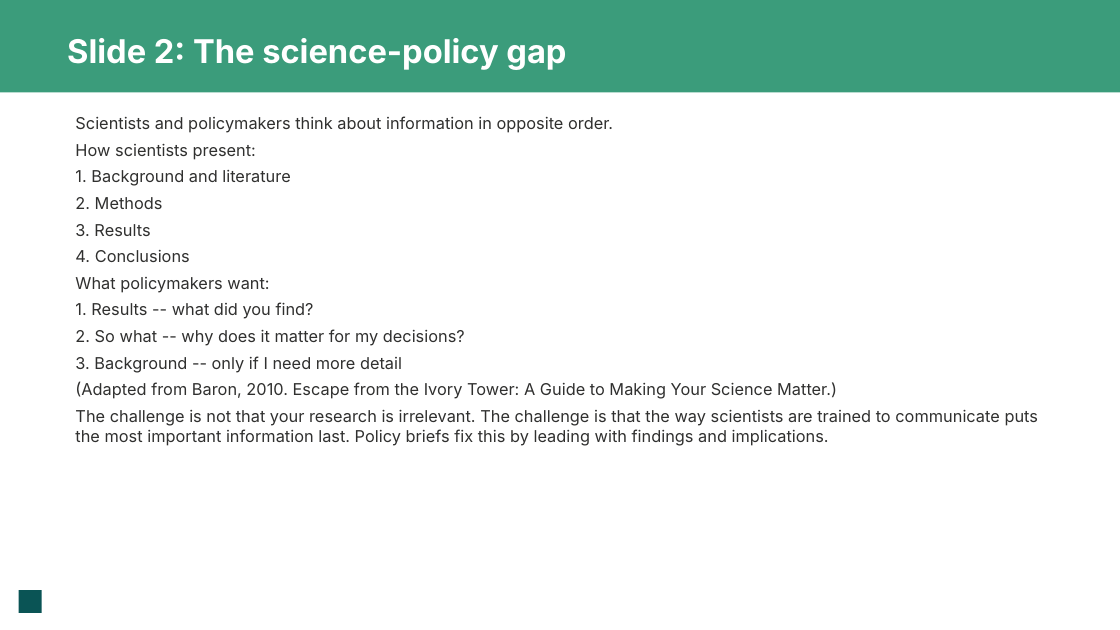
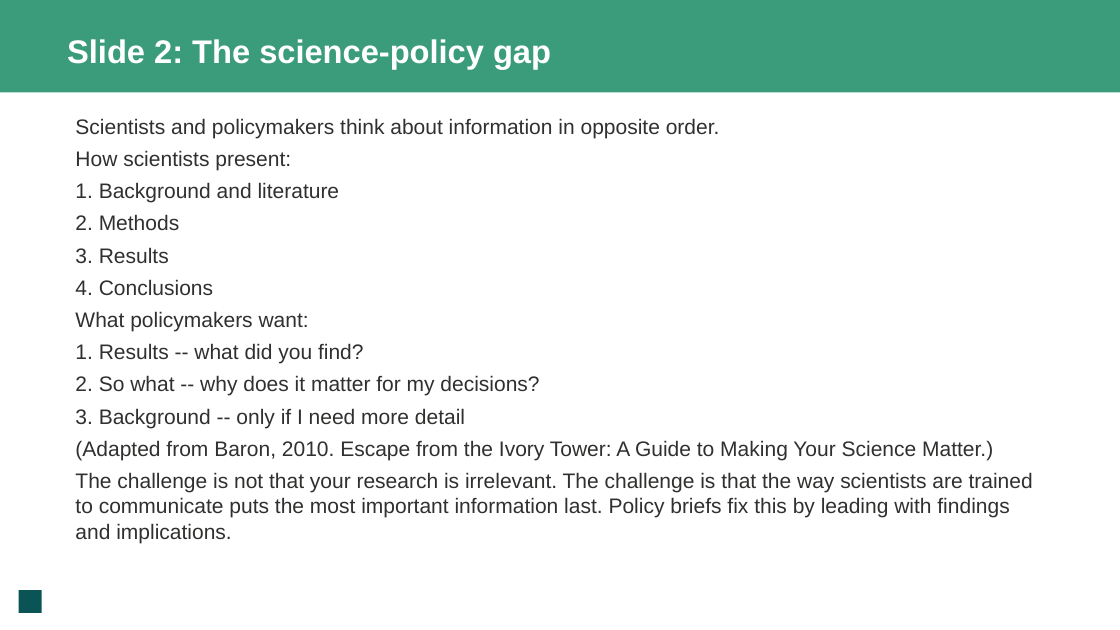
Before and after one commit to MariaGAlarcon/ocean-accounts-expert, a slide deck: slide 3 of s-s-event-bogor/sessions/day-3/policy-brief-clinic/policy-brief-slides.pptx. Drawn at 1120x630 pixels with LibreOffice and Linux fonts; fonts in the diff are those of the drawing; background and template pictures are left out. Boxes give left, top, right and bottom in pixels: in the first picture for what was removed or moved away, otherwise in the second. Text is boxed around its words. In the diff, an @@ line names an element or a change of style, - is before the commit and + after.

```diff
--- a/s-s-event-bogor/sessions/day-3/policy-brief-clinic/policy-brief-slides.pptx
+++ b/s-s-event-bogor/sessions/day-3/policy-brief-clinic/policy-brief-slides.pptx
@@ rectangle "Slide 2: The science-policy gap" at box(0, 0, 1120, 92): font Inter to Arial @@
@@ text "Scientists and policymakers think about ..." at box(75, 118, 1033, 543): size 14 to 18 pt, font Inter to Arial @@
```
Also in this commit, not shown: 14 other slides changed, 2 other files.
